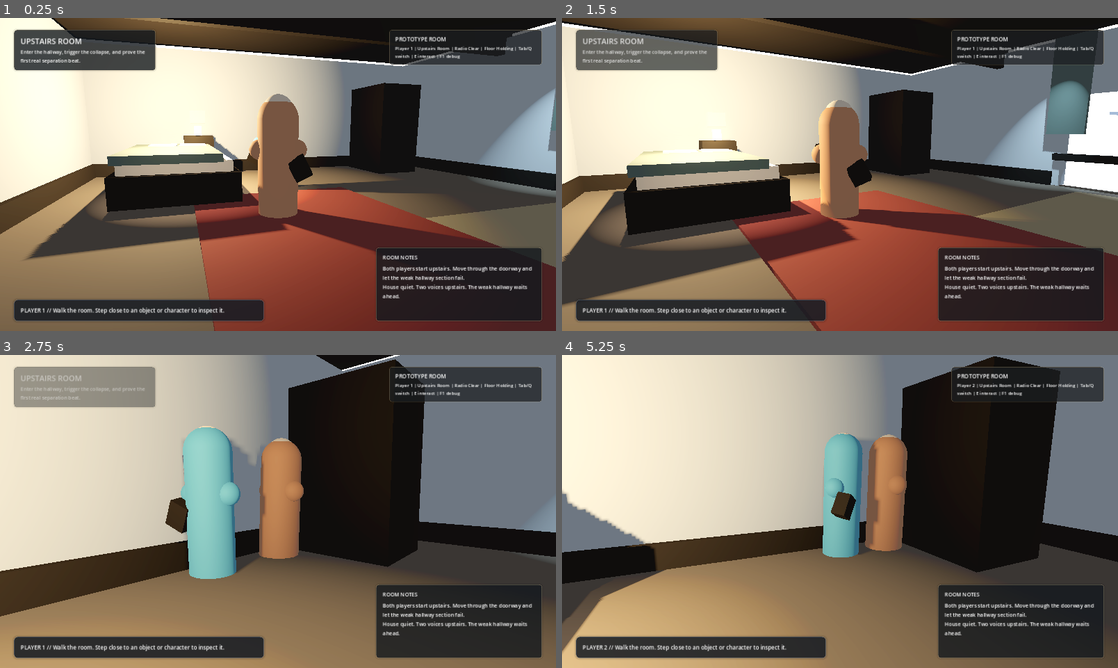
Above: before the commit, frames 1-4 (two rows, left to right).
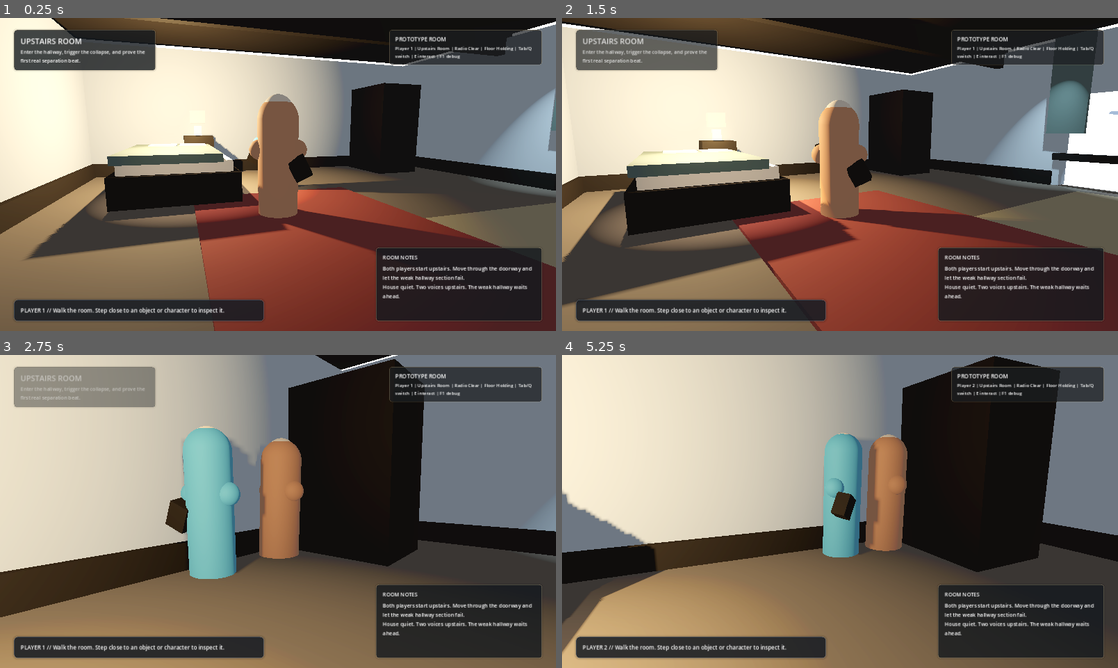
Above: after the commit, the same moments.

Repository: gazman187/DivergenceMVP
Game: Godot game, scene res://scenes/prototype3d/PrototypeRoom3D.tscn
Two runs of this game, one before a commit and one after it. Both use one fixed random seed, a clock stepped at 60 frames per second and the inputs below.
Inputs (mouse positions are in pixels of both pictures, inside the frame that each line leads up to):
- Up to frame 1 (0.25 s): no input
- Up to frame 2 (1.5 s): tap Enter at 0.5 s; move the mouse to (867, 174) at 0.52 s; hold W from 0.53 s (still down); tap Tab at 0.6 s; move the mouse to (812, 174) at 1.27 s; tap Q at 1.35 s
- Up to frame 3 (2.75 s): keep holding W; move the mouse to (289, 505) at 2.02 s; tap E at 2.1 s
- Up to frame 4 (5.25 s): keep holding W; move the mouse to (834, 517) at 2.77 s; tap Tab at 2.85, 5.1 s; move the mouse to (878, 514) at 3.52 s; tap Q at 3.6 s; move the mouse to (795, 508) at 4.27 s; tap E at 4.35 s; tap Space at 5 s; move the mouse to (845, 511) at 5.02 s

The runs differ from the first frame. In frame 2, 0.6% of the frame differs, in the area x 0-100%, y 0-100%; in frame 3, 0.5%; in frame 4, 0.2%.
Error before the commit: Invalid access to property or key 'light_energy' on a base object of type 'null instance'. (res://scripts/prototype3d/PrototypeRoom3D.gd:478)
Error after the commit: Invalid access to property or key 'modulate' on a base object of type 'MeshInstance3D'. (res://scripts/prototype3d/PrototypeRoom3D.gd:674)

Commit message:
Implement 3D hallway collapse beat

Diff:
--- a/scenes/prototype3d/PrototypeRoom3D.tscn
+++ b/scenes/prototype3d/PrototypeRoom3D.tscn
@@ -274,6 +274,16 @@
 spot_angle = 34.0
 shadow_enabled = true
 
+[node name="DownstairsFill" type="SpotLight3D" parent="."]
+visible = false
+position = Vector3(7.95, -0.92, 0.02)
+rotation = Vector3(-1.22173, 1.570796, 0)
+light_color = Color(0.52, 0.56, 0.64, 1)
+light_energy = 0.55
+spot_range = 6.2
+spot_angle = 38.0
+shadow_enabled = true
+
 [node name="RoomShell" type="Node3D" parent="."]
 
 [node name="Floor" type="CSGBox3D" parent="RoomShell"]
@@ -344,9 +354,21 @@
 size = Vector3(0.48, 0.34, 1.85)
 material = SubResource("4")
 
-[node name="HallwayFloor" type="CSGBox3D" parent="RoomShell"]
-position = Vector3(7.55, -0.1, 0)
-size = Vector3(4.0, 0.2, 1.9)
+[node name="HallwayEntryFloor" type="CSGBox3D" parent="RoomShell"]
+position = Vector3(6.45, -0.1, 0)
+size = Vector3(1.8, 0.2, 1.9)
+material = SubResource("2")
+use_collision = true
+
+[node name="HallwayWeakPanel" type="CSGBox3D" parent="RoomShell"]
+position = Vector3(7.85, -0.08, 0)
+size = Vector3(1.0, 0.16, 1.62)
+material = SubResource("6")
+use_collision = true
+
+[node name="HallwayFarFloor" type="CSGBox3D" parent="RoomShell"]
+position = Vector3(8.95, -0.1, 0)
+size = Vector3(1.0, 0.2, 1.9)
 material = SubResource("2")
 use_collision = true
 
@@ -377,6 +399,54 @@
 position = Vector3(7.35, 0.021, 0)
 size = Vector3(2.8, 0.02, 0.82)
 material = SubResource("13")
+
+[node name="HallwayHoleVoid" type="CSGBox3D" parent="RoomShell"]
+visible = false
+position = Vector3(7.85, -0.62, 0)
+size = Vector3(1.12, 1.14, 1.7)
+material = SubResource("4")
+
+[node name="CollapseBarrier" type="CSGBox3D" parent="RoomShell"]
+visible = false
+position = Vector3(6.98, 0.38, 0)
+rotation = Vector3(0.24, 0.0, 0.08)
+size = Vector3(0.54, 0.76, 1.58)
+material = SubResource("4")
+use_collision = true
+
+[node name="DustPlume" type="MeshInstance3D" parent="RoomShell"]
+visible = false
+position = Vector3(7.74, 0.32, 0)
+scale = Vector3(2.1, 2.3, 1.5)
+mesh = SubResource("24")
+material_override = SubResource("13")
+
+[node name="DownstairsPlaceholder" type="Node3D" parent="RoomShell"]
+visible = false
+
+[node name="LowerPlatform" type="CSGBox3D" parent="RoomShell/DownstairsPlaceholder"]
+position = Vector3(7.85, -2.35, 0)
+size = Vector3(3.2, 0.2, 2.1)
+material = SubResource("2")
+use_collision = true
+
+[node name="LowerBackWall" type="CSGBox3D" parent="RoomShell/DownstairsPlaceholder"]
+position = Vector3(9.38, -1.05, 0)
+size = Vector3(0.24, 2.4, 2.1)
+material = SubResource("3")
+use_collision = true
+
+[node name="LowerNorthWall" type="CSGBox3D" parent="RoomShell/DownstairsPlaceholder"]
+position = Vector3(7.85, -1.05, -1.05)
+size = Vector3(3.2, 2.4, 0.22)
+material = SubResource("3")
+use_collision = true
+
+[node name="LowerSouthWall" type="CSGBox3D" parent="RoomShell/DownstairsPlaceholder"]
+position = Vector3(7.85, -1.05, 1.05)
+size = Vector3(3.2, 2.4, 0.22)
+material = SubResource("3")
+use_collision = true
 
 [node name="BaseboardWest" type="CSGBox3D" parent="RoomShell"]
 position = Vector3(-5.78, 0.15, 0)
@@ -699,11 +769,11 @@
 
 [node name="HallwayEdgeZone" type="Area3D" parent="Interactables" groups=["prototype_interactable"]]
 script = ExtResource("3")
-position = Vector3(8.1, 1.0, 0.0)
+position = Vector3(6.9, 1.0, 0.0)
 collision_layer = 8
 interactable_id = "hallway_edge"
-prompt_text = "Test the weak floor"
-message_text = "The hallway groans under the house, but the full collapse stays for later."
+prompt_text = "Inspect the collapse edge"
+message_text = "The floor is gone."
 
 [node name="CollisionShape3D" type="CollisionShape3D" parent="Interactables/HallwayEdgeZone"]
 shape = SubResource("23")
@@ -715,6 +785,14 @@
 material_override = SubResource("13")
 visible = false
 
+[node name="CollapseTrigger" type="Area3D" parent="."]
+position = Vector3(7.82, 0.92, 0)
+collision_mask = 1
+monitoring = true
+
+[node name="CollisionShape3D" type="CollisionShape3D" parent="CollapseTrigger"]
+shape = SubResource("23")
+
 [node name="TransitionAnchors" type="Node3D" parent="."]
 
 [node name="PlayerOneRoom" type="Node3D" parent="TransitionAnchors"]
@@ -731,6 +809,22 @@
 
 [node name="PlayerTwoHallway" type="Node3D" parent="TransitionAnchors"]
 position = Vector3(6.68, 0.02, -0.26)
+rotation = Vector3(0, 1.5708, 0)
+
+[node name="PlayerOneDownstairs" type="Node3D" parent="TransitionAnchors"]
+position = Vector3(7.58, -2.24, 0.28)
+rotation = Vector3(0, 1.25664, 0)
+
+[node name="PlayerTwoDownstairs" type="Node3D" parent="TransitionAnchors"]
+position = Vector3(8.16, -2.24, -0.28)
+rotation = Vector3(0, 1.88496, 0)
+
+[node name="PlayerOneBlocked" type="Node3D" parent="TransitionAnchors"]
+position = Vector3(6.28, 0.02, 0.22)
+rotation = Vector3(0, 1.5708, 0)
+
+[node name="PlayerTwoBlocked" type="Node3D" parent="TransitionAnchors"]
+position = Vector3(6.08, 0.02, -0.22)
 rotation = Vector3(0, 1.5708, 0)
 
 [node name="Player" type="CharacterBody3D" parent="."]
